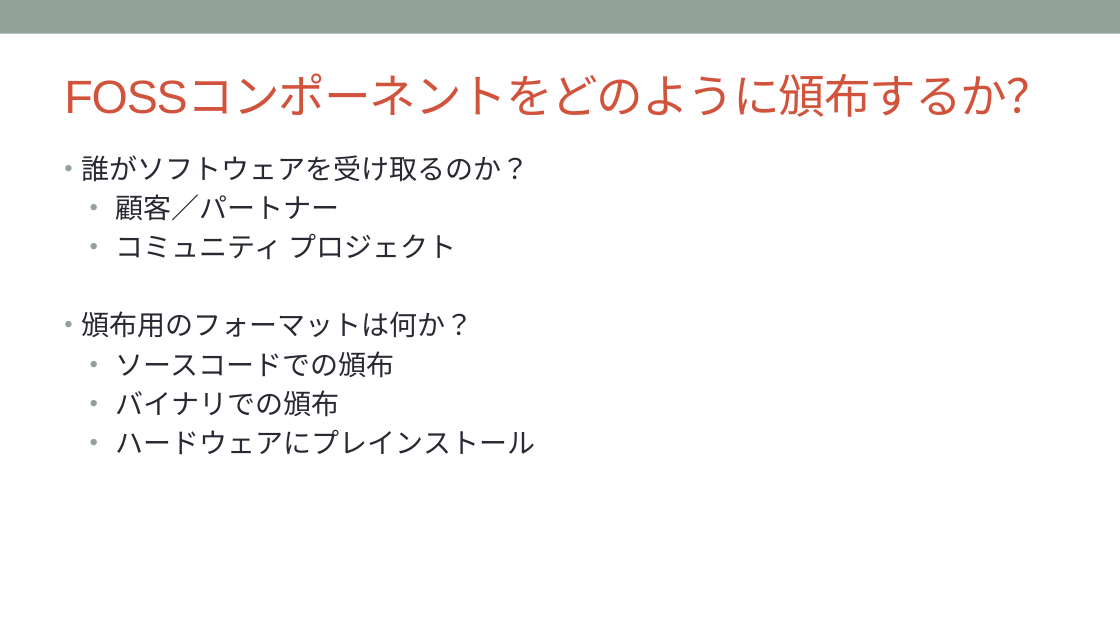
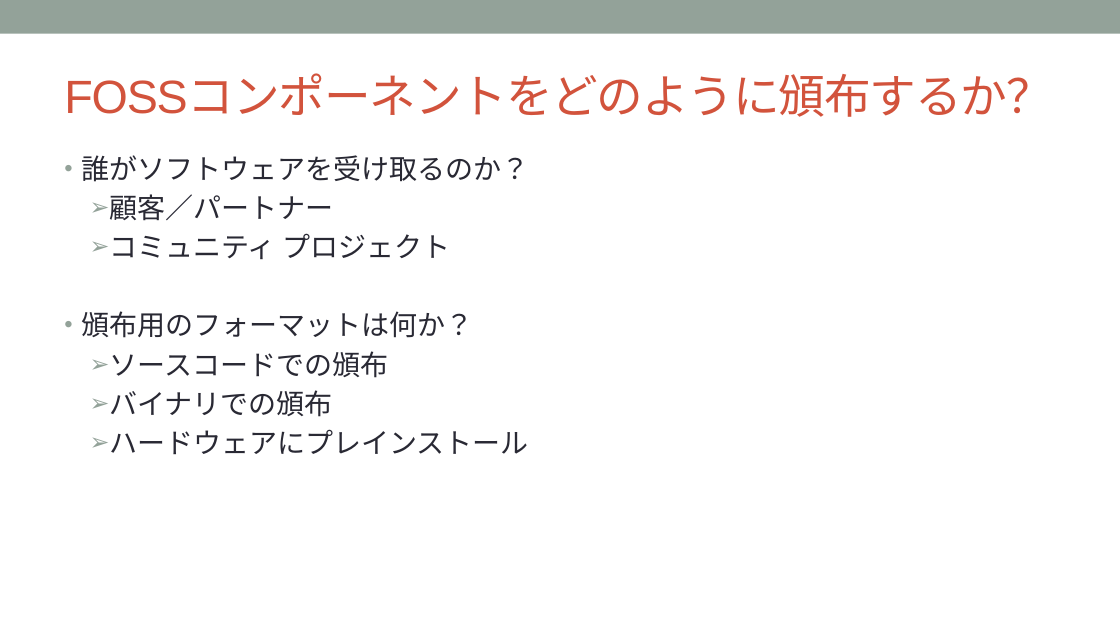
Before and after one commit to OpenChain-Project/Curriculum-Translation-JP, a slide deck: slide 40 of RC/openchain-curriculum-release-2-jp_rc1.0.pptx. Drawn at 1120x630 pixels with LibreOffice and Linux fonts; fonts in the diff are those of the drawing; background and template pictures are left out. Boxes give left, top, right and bottom in pixels: in the first picture for what was removed or moved away, otherwise in the second. Text is boxed around its words. In the diff, an @@ line names an element or a change of style, - is before the commit and + after.

```diff
--- a/RC/openchain-curriculum-release-2-jp_rc1.0.pptx
+++ b/RC/openchain-curriculum-release-2-jp_rc1.0.pptx
@@ text at box(109, 194, 528, 455): bullet • to ➢ @@
```
Also in this commit, not shown: 30 other slides changed.
